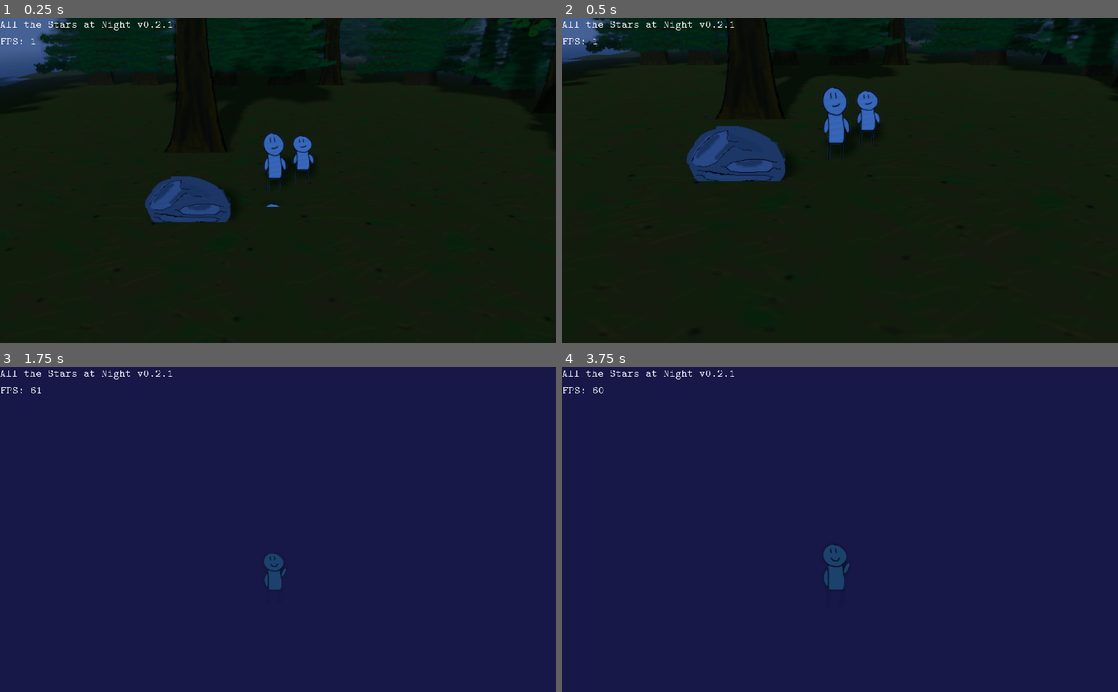
Above: before the commit, frames 1-4 (two rows, left to right).
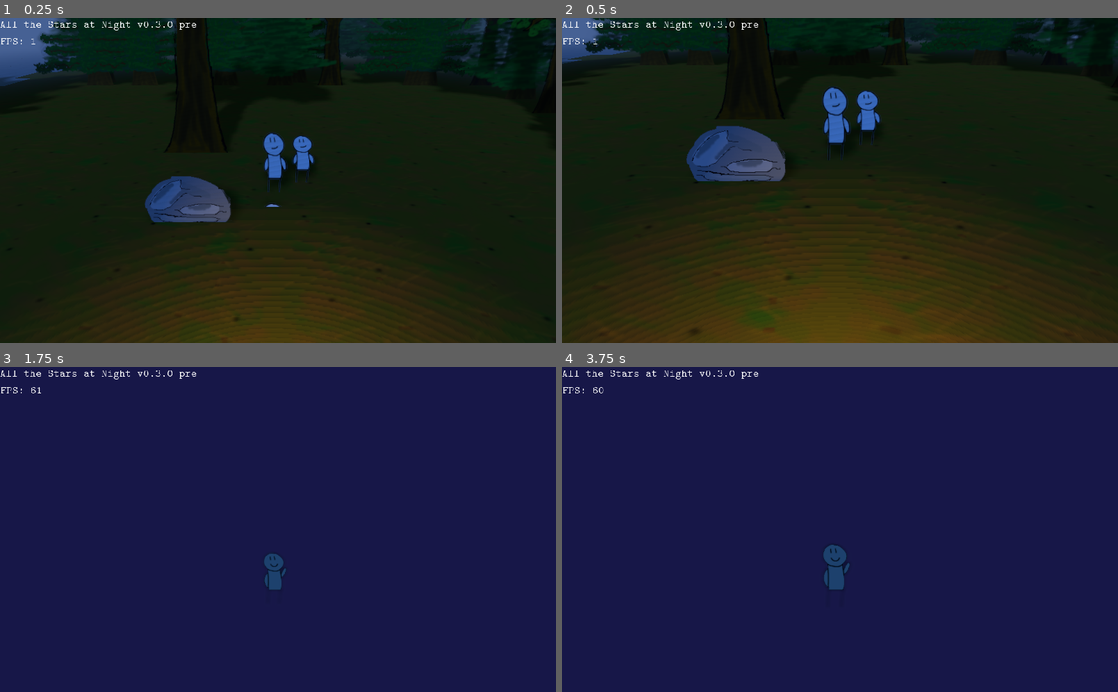
Above: after the commit, the same moments.

Repository: Schoperation/AllTheStarsAtNight
Game: Godot game, scene res://world/World.tscn
Two runs of this game, one before a commit and one after it. Both use one fixed random seed, a clock stepped at 60 frames per second and the inputs below.
Inputs (mouse positions are in pixels of both pictures, inside the frame that each line leads up to):
- Up to frame 1 (0.25 s): no input
- Up to frame 2 (0.5 s): no input
- Up to frame 3 (1.75 s): move the mouse to (88, 393) at 0.52 s; hold D (move_right) 0.53-1.28 s; tap Mouse wheel up (zoom_in) at 0.6 s; click (88, 393) at 0.67 s; move the mouse to (166, 545) at 1.27 s; hold S (move_down) from 1.28 s (still down); tap Mouse wheel down (zoom_out) at 1.35 s; click (166, 545) at 1.42 s
- Up to frame 4 (3.75 s): tap Enter at 2, 3.5 s; move the mouse to (895, 458) at 2.02 s; release S (move_down) at 2.03 s; hold D (move_right) 2.03-2.78 s; tap Mouse wheel up (zoom_in) at 2.1, 3.6 s; click (895, 458) at 2.17 s; tap Space at 2.75 s; move the mouse to (812, 594) at 2.77 s; hold W (move_up) 2.78-3.53 s; tap Mouse wheel down (zoom_out) at 2.85 s; click (812, 594) at 2.92 s; move the mouse to (1006, 578) at 3.52 s; hold A (move_left) from 3.53 s (still down); click (1006, 578) at 3.67 s

The runs differ from the first frame. In frame 1, 12% of the frame differs, in the area x 11-86%, y 1-100%; in frame 2, 28%, in the area x 0-100%, y 1-100%; in frame 3, less than 0.1%; in frame 4, less than 0.1%.

Commit message:
Added stars

Diff:
--- /dev/null
+++ b/environment/Star.gd
@@ -0,0 +1,21 @@
+extends RigidBody
+
+signal examineMouseEnter(object, objectName)
+signal examineMouseExit()
+
+func _ready():
+	# Connect signals
+	connect("examineMouseEnter", get_node("../../UI/MouseTextContainer/MouseText"), "onMouseEnter")
+	connect("examineMouseExit", get_node("../../UI/MouseTextContainer/MouseText"), "onMouseExit")
+
+
+func _on_Star_mouse_entered():
+	emit_signal("examineMouseEnter", self, "Star")
+
+
+func _on_Star_mouse_exited():
+	emit_signal("examineMouseExit")
+
+
+func _on_Star_body_entered(body):
+	print("Hello there")
--- /dev/null
+++ b/environment/Star.tscn
@@ -0,0 +1,42 @@
+[gd_scene load_steps=5 format=2]
+
+[ext_resource path="res://assets/star.png" type="Texture" id=1]
+[ext_resource path="res://environment/Star.gd" type="Script" id=2]
+
+[sub_resource type="BoxShape" id=3]
+extents = Vector3( 2.09187, 2.26051, 0.827329 )
+
+[sub_resource type="SpriteFrames" id=2]
+animations = [ {
+"frames": [ ExtResource( 1 ) ],
+"loop": true,
+"name": "default",
+"speed": 5.0
+} ]
+
+[node name="Star" type="RigidBody"]
+contacts_reported = 2
+contact_monitor = true
+sleeping = true
+axis_lock_linear_x = true
+axis_lock_linear_y = true
+axis_lock_linear_z = true
+script = ExtResource( 2 )
+
+[node name="CollisionShape" type="CollisionShape" parent="."]
+transform = Transform( 1, 0, 0, 0, 0.900698, 0.434445, 0, -0.434445, 0.900698, 0, 0, 0 )
+shape = SubResource( 3 )
+
+[node name="AnimatedSprite3D" type="AnimatedSprite3D" parent="."]
+transform = Transform( 3, 0, 0, 0, 2.7021, 1.30334, 0, -1.30334, 2.7021, 0, 0, 0 )
+frames = SubResource( 2 )
+
+[node name="OmniLight" type="OmniLight" parent="."]
+light_color = Color( 0.901961, 0.827451, 0.0431373, 1 )
+light_energy = 2.0
+light_bake_mode = 0
+shadow_enabled = true
+omni_range = 18.3204
+[connection signal="body_entered" from="." to="." method="_on_Star_body_entered"]
+[connection signal="mouse_entered" from="." to="." method="_on_Star_mouse_entered"]
+[connection signal="mouse_exited" from="." to="." method="_on_Star_mouse_exited"]
--- a/ui/Examine.gd
+++ b/ui/Examine.gd
@@ -11,7 +11,8 @@
 	"Oak Tree": "Pretty normal tree.",
 	"Pine Tree": "Even more normal than the oak tree.",
 	"Smooth Pine Tree": "The art team had a hiccup.",
-	"Rock": "What are you looking at?"
+	"Rock": "What are you looking at?",
+	"Star": "Very shiny. I wonder if I can pick it up?"
 }
 
 func _ready():
--- a/ui/UI.tscn
+++ b/ui/UI.tscn
@@ -7,8 +7,8 @@
 [node name="UI" type="CanvasLayer"]
 
 [node name="Version" type="RichTextLabel" parent="."]
-margin_right = 334.0
-margin_bottom = 96.0
+margin_right = 388.0
+margin_bottom = 58.0
 mouse_default_cursor_shape = 16
 custom_fonts/normal_font = ExtResource( 1 )
 text = "Error setting text!"
@@ -32,13 +32,10 @@
 
 [node name="PlayerThought" type="Label" parent="."]
 anchor_left = 0.5
-anchor_top = 0.5
 anchor_right = 0.5
-anchor_bottom = 0.5
-margin_left = -210.593
-margin_top = -151.122
-margin_right = 212.407
-margin_bottom = -61.1225
+margin_left = -211.5
+margin_right = 211.5
+margin_bottom = 89.9995
 custom_fonts/font = ExtResource( 1 )
 align = 1
 valign = 1
@@ -55,7 +52,7 @@
 anchor_top = 0.5
 anchor_right = 0.5
 anchor_bottom = 0.5
-mouse_filter = 1
+mouse_filter = 2
 __meta__ = {
 "_edit_group_": true,
 "_edit_use_anchors_": false
--- a/ui/Version.gd
+++ b/ui/Version.gd
@@ -3,7 +3,7 @@
 # Version
 var gameName = "All the Stars at Night"
 var desc = "Explore an in-depth forest with an in-depth duo"
-var version = "0.2.1"
+var version = "0.3.0 pre"
 
 func _ready():
 	# Change version
--- a/world/World.tscn
+++ b/world/World.tscn
@@ -9,6 +9,7 @@
 [ext_resource path="res://ui/UI.tscn" type="PackedScene" id=7]
 [ext_resource path="res://ui/Zoom.gd" type="Script" id=8]
 [ext_resource path="res://follower/Follower.tscn" type="PackedScene" id=9]
+[ext_resource path="res://environment/Star.tscn" type="PackedScene" id=10]
 
 [sub_resource type="Environment" id=1]
 background_mode = 1
@@ -83,8 +84,13 @@
 [node name="Rock" parent="OriginChunk" instance=ExtResource( 6 )]
 transform = Transform( 1, 0, 0, 0, 1, 0, 0, 0, 1, -7.35518, 2, -4.77768e-07 )
 
+[node name="Star" parent="OriginChunk" instance=ExtResource( 10 )]
+transform = Transform( 1, 0, 0, 0, 1, 0, 0, 0, 1, 0, 2.82474, 15.7874 )
+mass = 65535.0
+
 [node name="GameEnd" type="Area" parent="."]
 transform = Transform( 1, 0, 0, 0, 1, 0, 0, 0, 1, 2.64525, 3.21212, 23.5519 )
+visible = false
 
 [node name="CollisionShape" type="CollisionShape" parent="GameEnd"]
 transform = Transform( 1, 0, 0, 0, 1, 0, 0, 0, 1, 0, 6.37148, 14.2409 )
Binary file added: assets/star.png
Not shown, added: assets/star.png.import
Not shown: 1 places in world/World.tscn that only renumber resources
